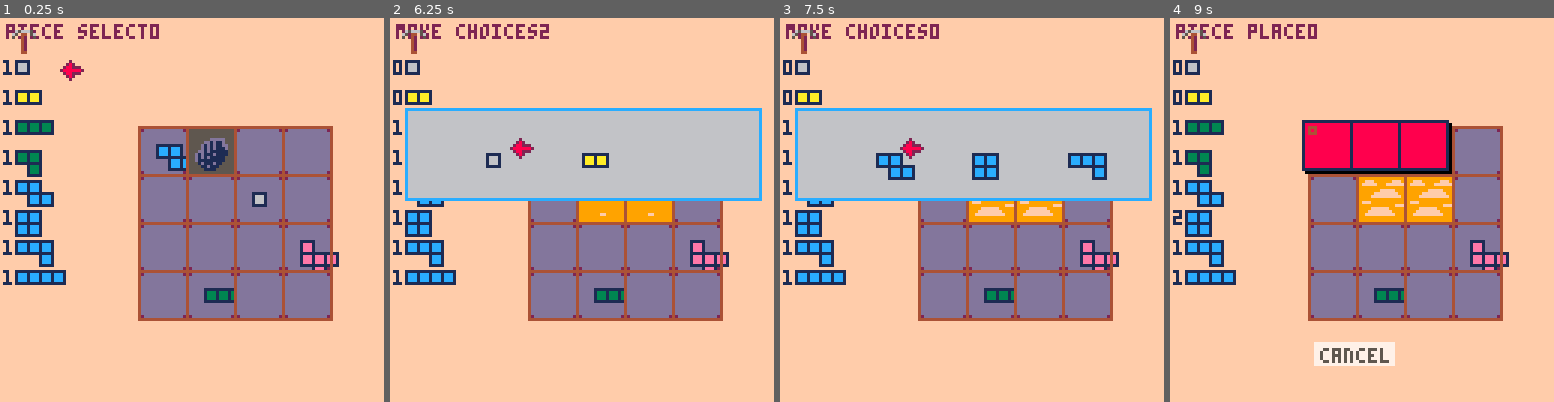
Above: before the commit, frames 1-4 (left to right).
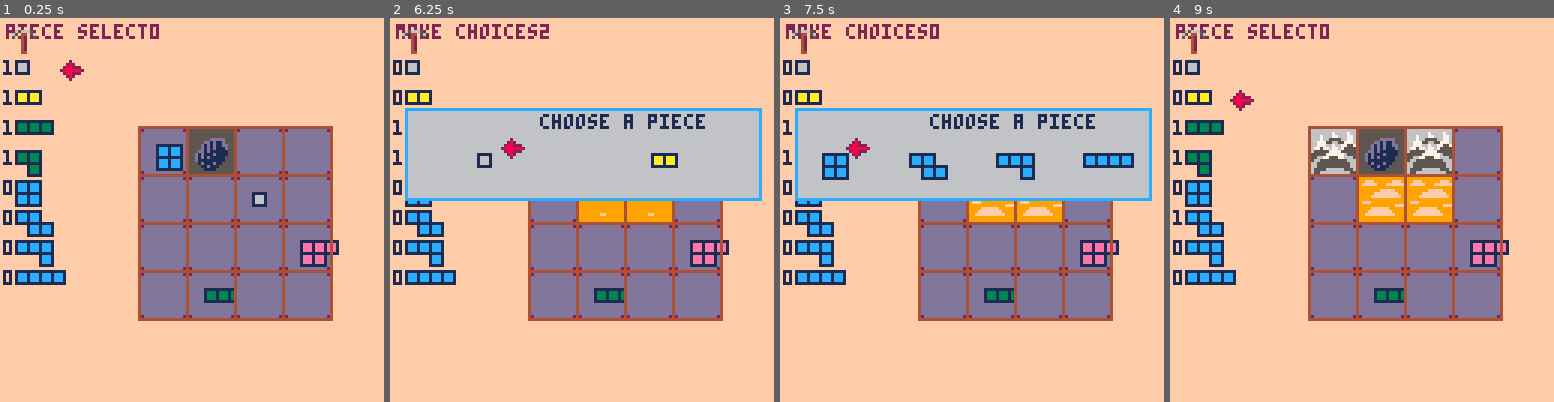
Above: after the commit, the same moments.

Repository: m-r-hunt/Pico-8-Carts
Game: PICO-8 cartridge bprk.p8
Two runs of this game, one before a commit and one after it. Both use one fixed random seed, a clock stepped at 60 frames per second and the inputs below.
Inputs:
- Up to frame 1 (0.25 s): no input
- Up to frame 2 (6.25 s): tap X (X key) at 0.33, 1.07, 1.85, 2.97, 4.08, 5.2 s; tap O (Z key) at 0.7, 1.7, 2.1, 2.5, 2.9, 3.3, 3.7, 4.1, 4.5, 4.9, 5.3, 5.7, 6.1 s; hold Right 1.6-2.1 s; hold Up 2.15-2.42 s; hold Right 2.47-3.03 s; hold Left 3.08-3.58 s; hold Down 3.63-3.97 s; hold Right 4.02-4.68 s; hold Up 4.73-5.03 s; hold Left 5.08-5.68 s; hold Down 5.73-6.03 s; hold Right from 6.08 s (still down)
- Up to frame 3 (7.5 s): tap X (X key) at 6.32, 7.43 s; tap O (Z key) at 6.5, 6.9, 7.3 s; release Right at 6.58 s; hold Right 6.63-7.13 s; hold Up 7.18-7.45 s
- Up to frame 4 (9 s): hold Right 7.5-8.07 s; tap O (Z key) every 0.4 s from 7.7 to 8.9 s; hold Left 8.12-8.62 s; tap X (X key) at 8.55 s; hold Down from 8.67 s (still down)

The runs differ from the first frame. In frame 1, 1.1% of the frame differs, in the area x 0-89%, y 35-69%; in frame 2, 2.5%; in frame 3, 4.9%; in frame 4, 8.1%, in the area x 0-89%, y 1-91%.

Commit message:
More work on balance and pieces, ui

Diff:
--- a/bprk.p8
+++ b/bprk.p8
@@ -10,13 +10,16 @@
 	{{0,0},{1,0},{2,0},spriten=3,previewc=3},
 	{{0,0},{1,0},{1,1},spriten=3,previewc=3},
 
+	{{0,0},{1,0},{0,1},{1,1},spriten=7,previewc=12},
 	{{0,0},{1,0},{1,1},{2,1},spriten=7,previewc=12},
-	{{0,0},{1,0},{0,1},{1,1},spriten=7,previewc=12},
 	{{0,0},{1,0},{2,0},{2,1},spriten=7,previewc=12},
 	{{0,0},{1,0},{2,0},{3,0},spriten=7,previewc=12},
 
+ {{0,0},{1,0},{0,1},{1,1},{2,0},spriten=11,previewc=14},
 	{{0,0},{0,1},{1,1},{1,2},{2,1},spriten=11,previewc=14},
-	{{0,0},{0,1},{0,2},{1,2},{1,3},spriten=11,previewc=14},
+	{{0,0},{1,0},{2,0},{2,1},{3,1},spriten=11,previewc=14},
+	{{0,0},{1,0},{2,0},{3,0},{3,1},spriten=11,previewc=14},
+	{{0,0},{0,1},{0,2},{1,1},{2,1},spriten=11,previewc=14},
 }
 
 --powerup option defs
@@ -24,7 +27,7 @@
 mids={3,4}
 longs={5,6,7,8}
 regpend=8 --regular piece end
-vlongs={9,10}
+vlongs={9,10,11,12,13}
 available_vlongs={}
 
 mode="piece select"
@@ -80,11 +83,15 @@
 
 function _init()
 	for i=1,regpend do
-		piece_pool[i]=1
+		piece_pool[i]=0
 	end
 	for i=regpend+1,#piece_defs do
 	 piece_pool[i]=0
 	end
+	piece_pool[1]=1
+	piece_pool[2]=1
+	piece_pool[3]=1
+	piece_pool[4]=1
 	reset_vlongs()
 	new_board()
 end
@@ -118,12 +125,12 @@
  	if selected_piece<0 then
   	selected_piece+=#piece_pool+1
   end
-	 while selected_piece>9 and piece_pool[selected_piece]==0 do
+	 while selected_piece>regpend and piece_pool[selected_piece]==0 do
 	  selected_piece-=1
 	 end
  elseif btnp(3) then
   selected_piece+=1
-  while selected_piece<=#piece_pool and piece_pool[selected_piece]==0 do
+  while selected_piece<=#piece_pool and selected_piece>regpend and piece_pool[selected_piece]==0 do
    selected_piece+=1
   end
  end
@@ -300,10 +307,7 @@
 	 	selected_piece=1
 	 	if board_is_full() then
 	 	 new_board()
-	 	 add(choices,mids)
-	 	 mode="make choices"
-				choicen=1
-				choice_select=1
+	 	 piece_pool[1]+=1
 	 	end
 	 	stuck=check_stuck()
 	 	if stuck then
@@ -450,6 +454,24 @@
  end
 end
 
+function draw_choice_box()
+ rect(5,30,128-5,60,12)
+ rectfill(6,31,128-6,59,6)
+ increment=(128-12)/#choices[choicen]
+ for n=1,#choices[choicen] do
+ 	local x=increment/2+(n-1)*increment
+ 	draw_piece_preview(choices[choicen][n],x,45)
+ 	if n==choice_select then
+ 	 spr(2,x+8,40)
+ 	end
+ end
+ local str="choose a piece"
+ if #choices>1 then
+ 	str=str.."("..choicen.."/"..#choices..")"
+ end
+ print(str,50,32)
+end
+
 function _draw()
  cls(15)
  print(mode..pr,2,2,2)
@@ -510,14 +532,7 @@
  end
 
  if mode=="make choices" then
- 	rect(5,30,128-5,60,12)
- 	rectfill(6,31,128-6,59,6)
- 	for n=1,#choices[choicen] do
- 	 draw_piece_preview(choices[choicen][n],n*32,45)
- 	 if n==choice_select then
- 	  spr(2,n*32+8,40)
- 	 end
- 	end
+  draw_choice_box()
  end
 
  if mode=="game over" then
@@ -527,9 +542,6 @@
 
 -->8
 --notes
-
---allow reflections
---allow removing one tile at cost of a piece
 
 --compute score, larger pieces=more pts
 
